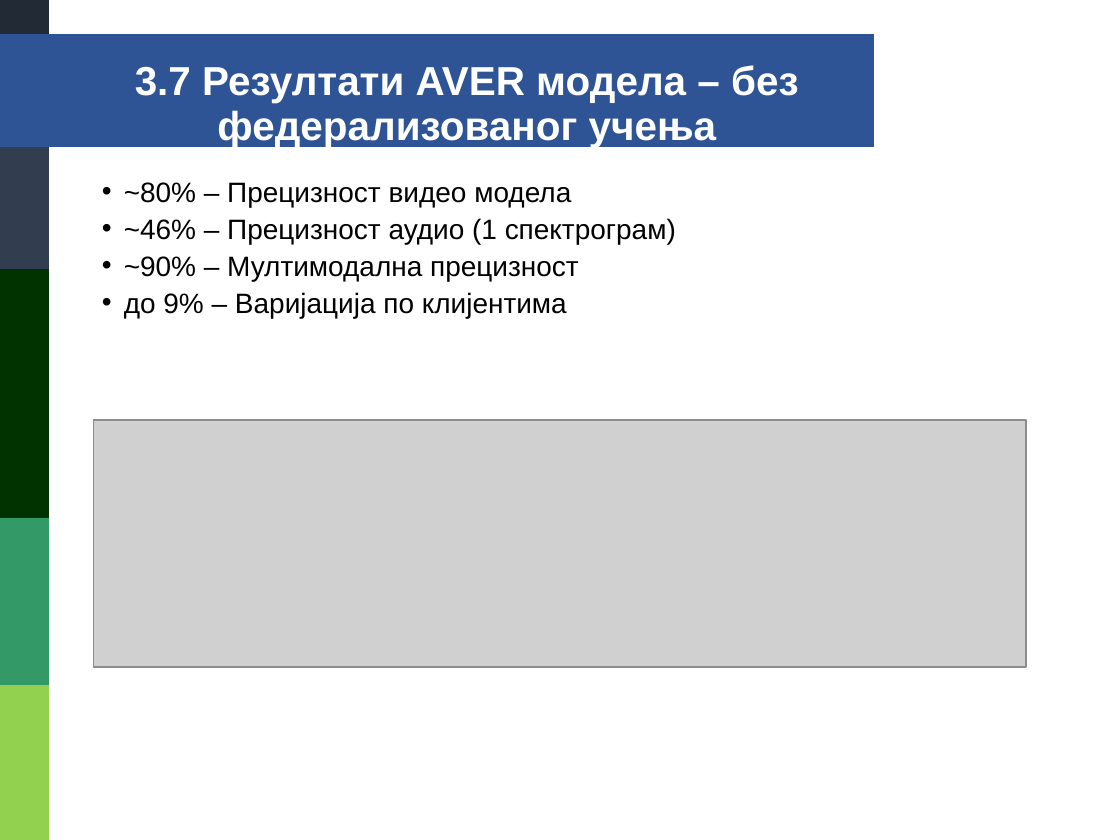
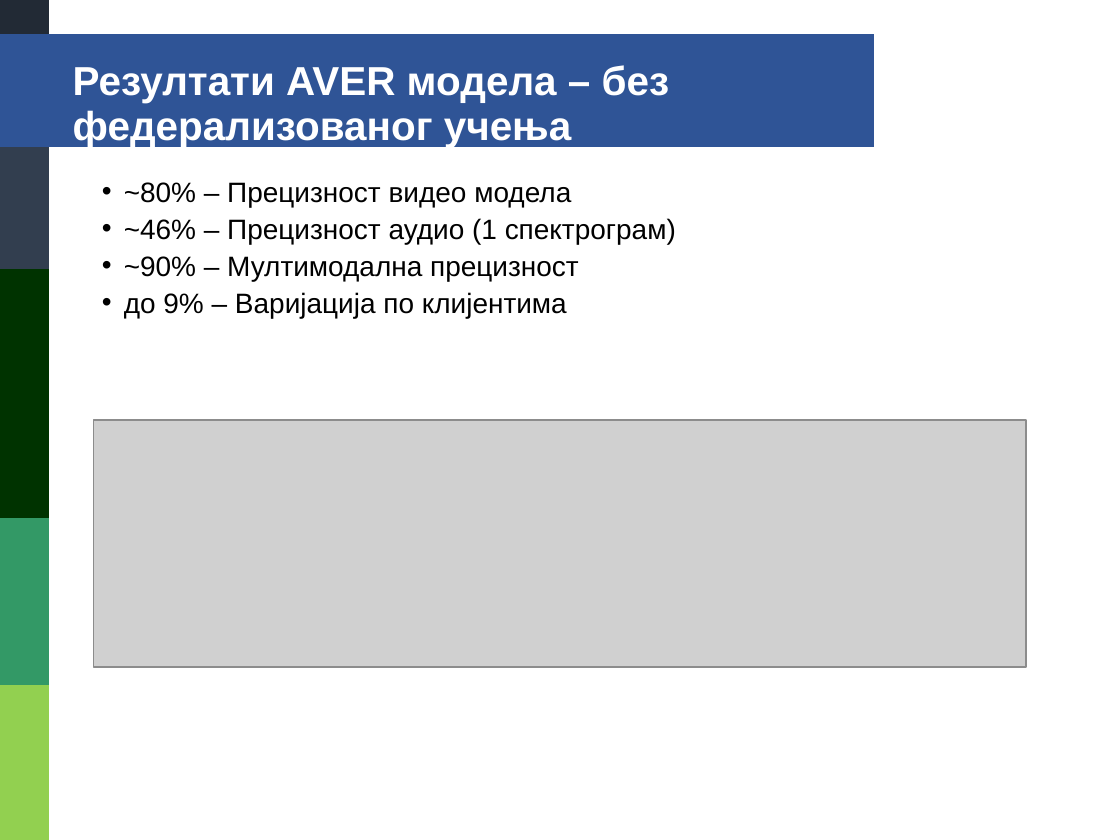
Before and after one commit to danilo-milosevic/ml-audio, a slide deck: slide 54 of drugi_deo/prezentacija/DaniloMilosevic1732.pptx (slide 51 before the commit). Drawn at 1120x840 pixels with LibreOffice and Linux fonts; fonts in the diff are those of the drawing; grey boxes stand for pictures. Boxes give left, top, right and bottom in pixels: in the first picture for what was removed or moved away, otherwise in the second. Text is boxed around its words. In the diff, an @@ line names an element or a change of style, - is before the commit and + after.

```diff
--- a/drugi_deo/prezentacija/DaniloMilosevic1732.pptx
+++ b/drugi_deo/prezentacija/DaniloMilosevic1732.pptx
@@ text at [73, 65, 670, 148]: text changed @@
-3.7 Резултати AVER модела – без федерализованог учења
+Резултати AVER модела – без федерализованог учења
```
Also in this commit, not shown: 53 other slides changed, 8 slides added, 2 slides removed.
